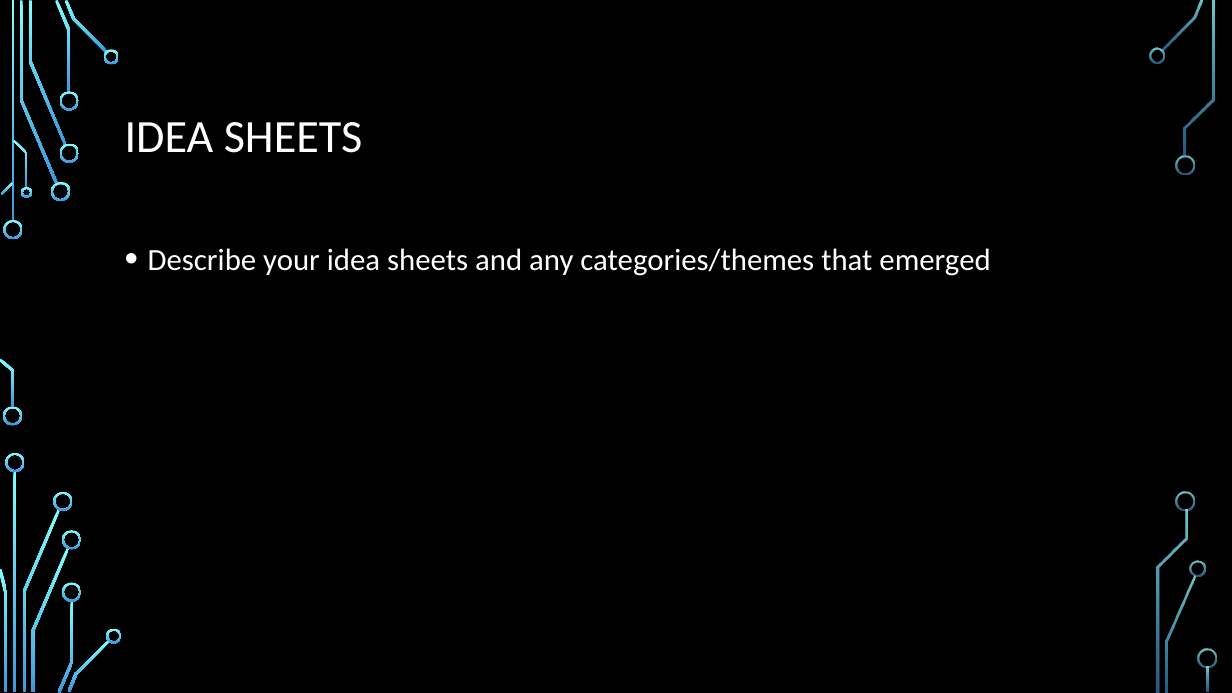
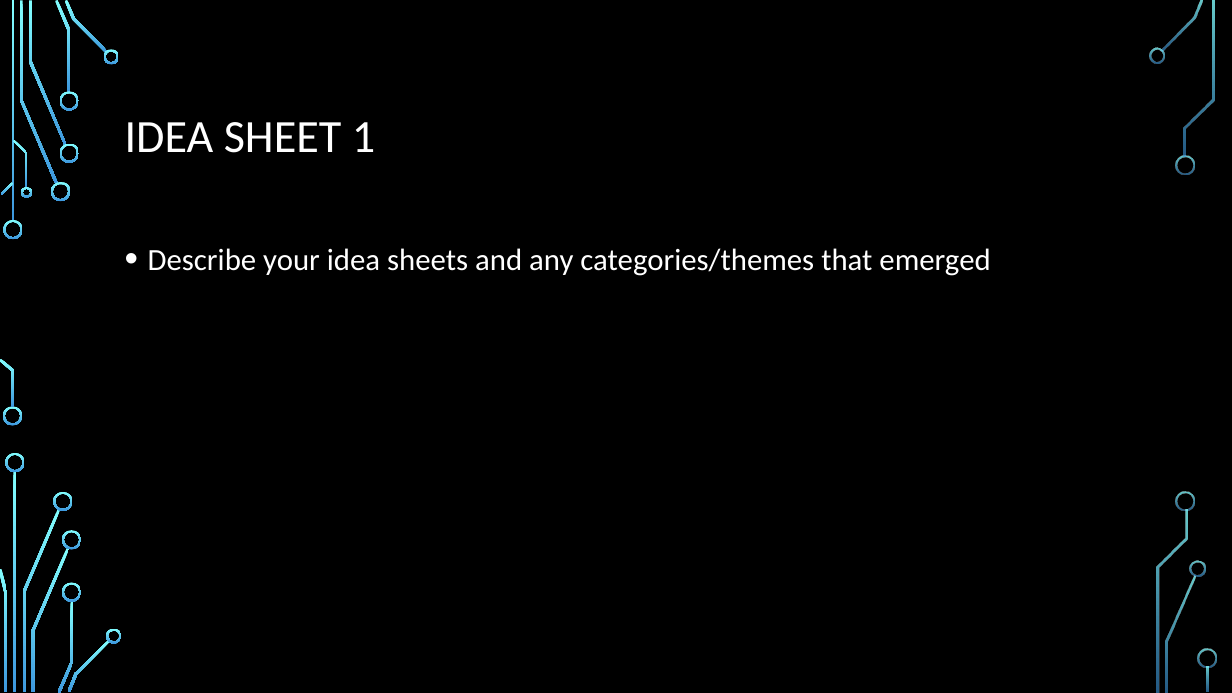
Before and after one commit to ureginastudent/PROJECT, a slide deck: slide 3 of ENSE 470 Milestone 2.pptx. Drawn at 1232x693 pixels with LibreOffice and Linux fonts; fonts in the diff are those of the drawing; background and template pictures are left out. Boxes give left, top, right and bottom in pixels: in the first picture for what was removed or moved away, otherwise in the second. Text is boxed around its words. In the diff, an @@ line names an element or a change of style, - is before the commit and + after.

```diff
--- a/ENSE 470 Milestone 2.pptx
+++ b/ENSE 470 Milestone 2.pptx
@@ title at (125,122,375,153): text changed @@
-IDEA SHEETS
+IDEA SHEET 1
```
Also in this commit, not shown: 1 other slide changed, 3 slides added, 1 slide removed.
